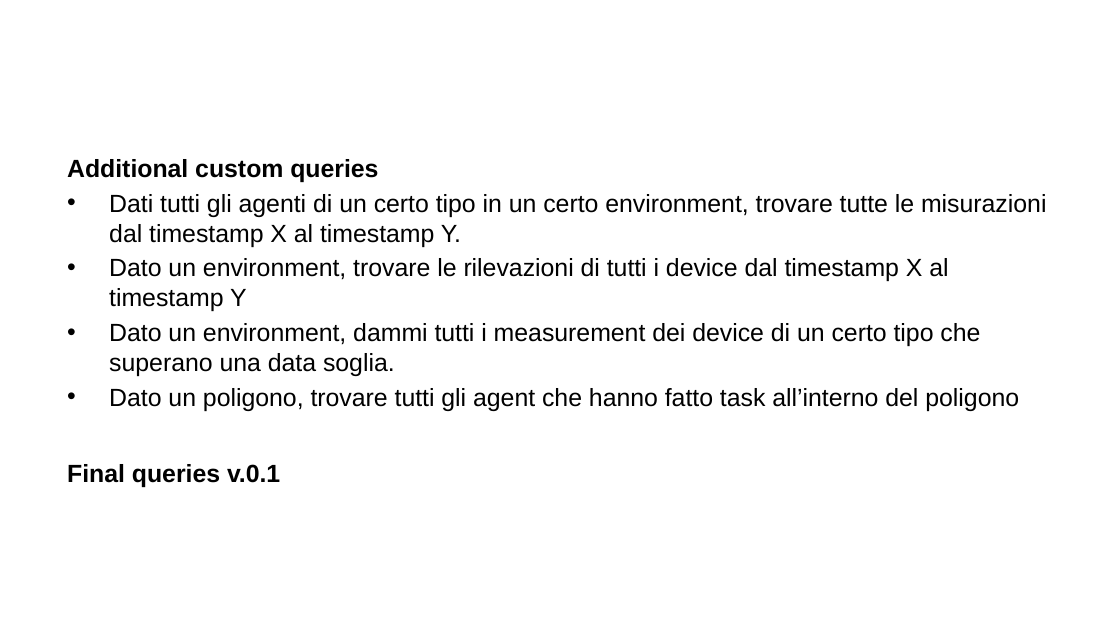
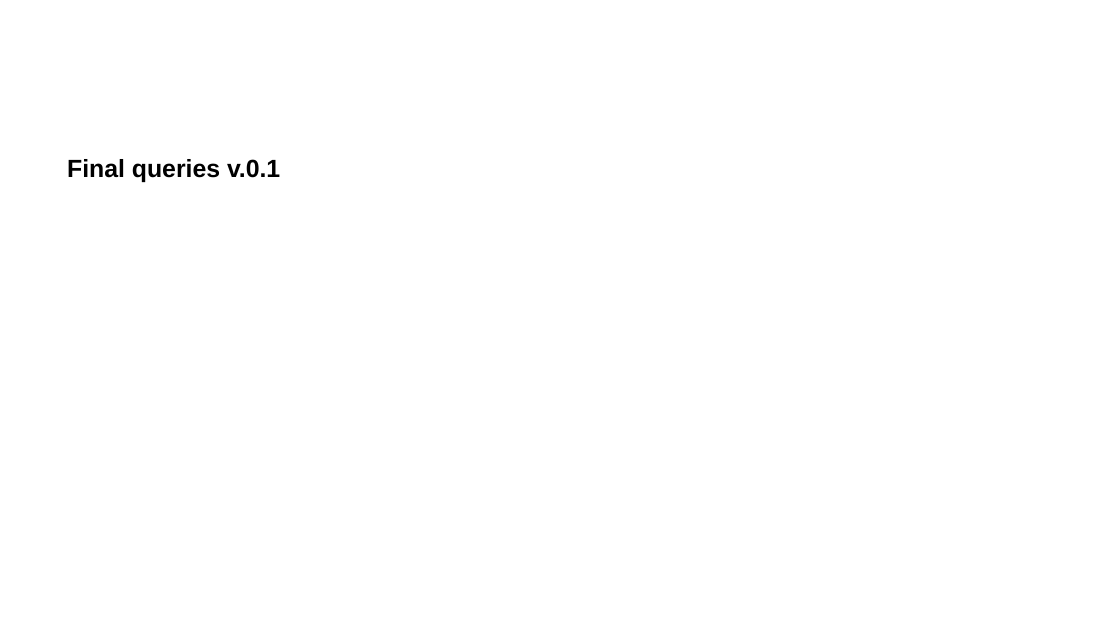
Before and after one commit to ManuelePasini/slides-markdown, a slide deck: slide 27 of digital_twins.pptx. Drawn at 1120x630 pixels with LibreOffice and Linux fonts; fonts in the diff are those of the drawing. Boxes give left, top, right and bottom in pixels: in the first picture for what was removed or moved away, otherwise in the second. Text is boxed around its words. In the diff, an @@ line names an element or a change of style, - is before the commit and + after.

```diff
--- a/digital_twins.pptx
+++ b/digital_twins.pptx
@@ text at <box>67,159,1046,411</box>: paragraphs removed @@
-Additional custom queries
-• Dati tutti gli agenti di un certo tipo in un certo environment, trovare tutte le misurazioni dal timestamp X al timestamp Y.
-• Dato un environment, trovare le rilevazioni di tutti i device dal timestamp X al timestamp Y
-• Dato un environment, dammi tutti i measurement dei device di un certo tipo che superano una data soglia.
-• Dato un poligono, trovare tutti gli agent che hanno fatto task all’interno del poligono
```
Also in this commit, not shown: 5 other files.
